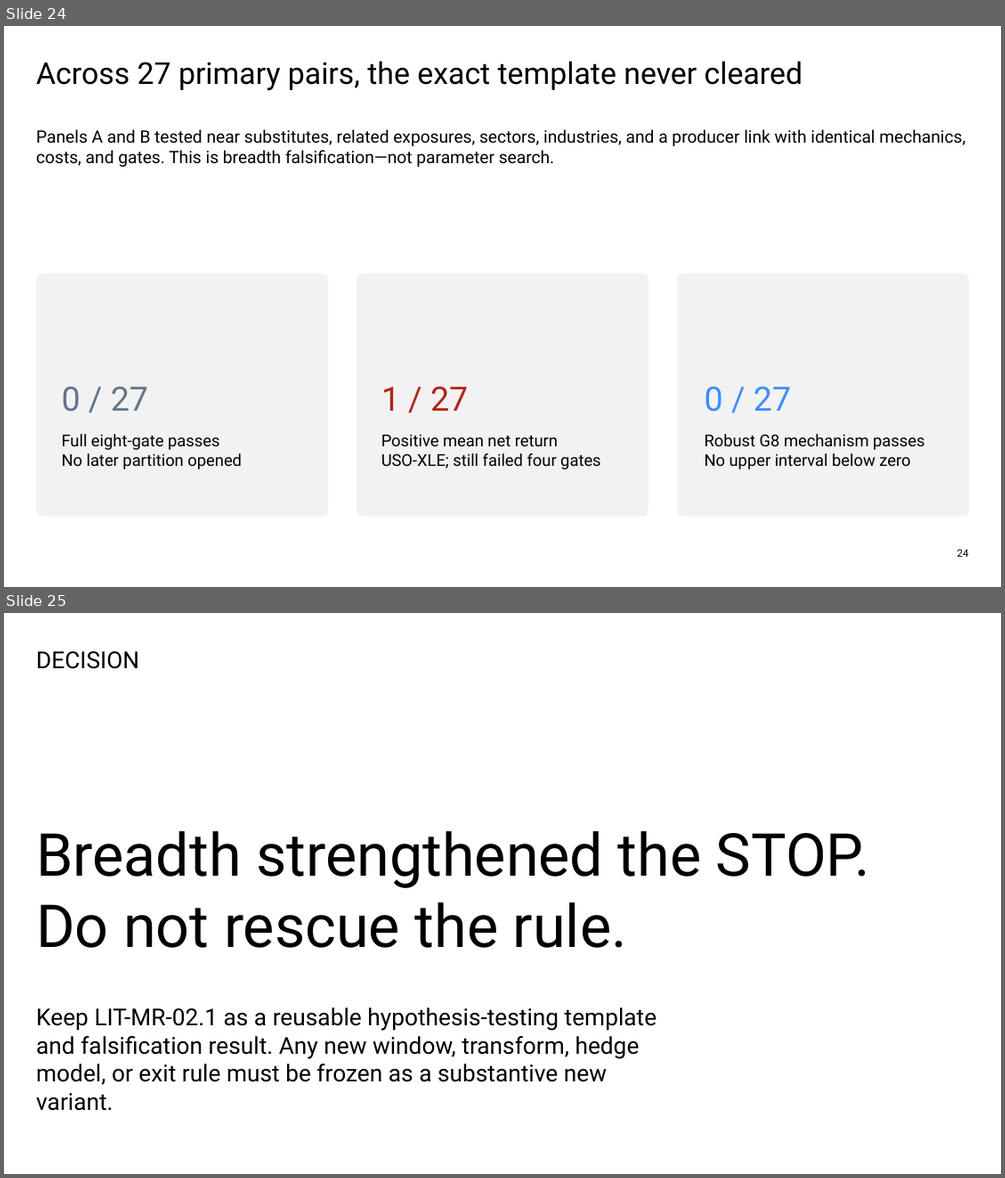
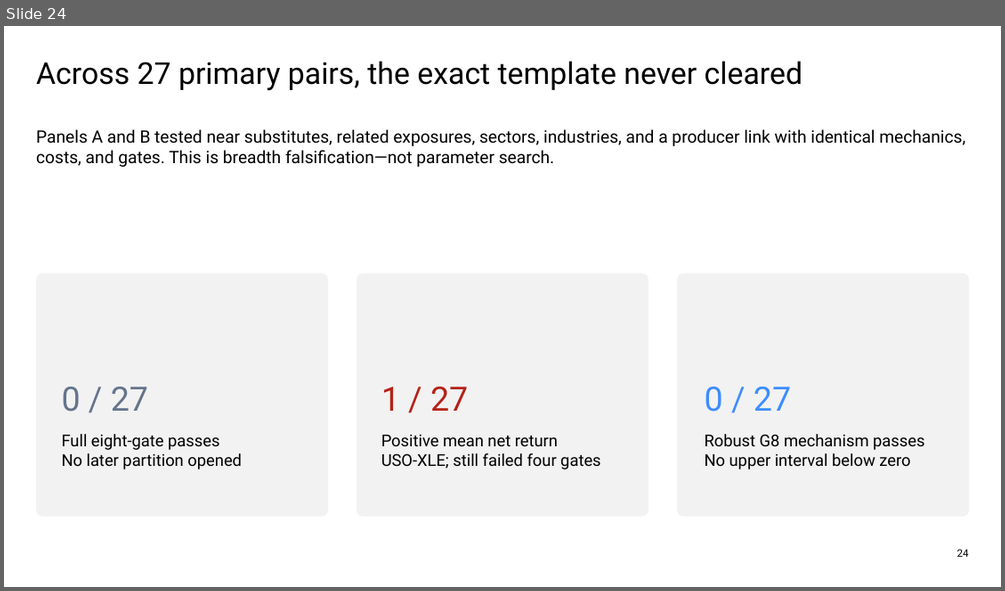
Before and after one commit to Francisc0Franc0/Time-Series-Modeling-Gen5, a slide deck: presentations/gen5_lit_mr_02_1_bollinger_evidence.pptx. Shown one above the other, each under a label of ours: slides 24 and 25 before the commit, slide 24 after it. The pictures are 1005x1178 and 1005x591 pixels, drawn with LibreOffice and Linux fonts; fonts in the diff are those of the drawing. Boxes give left, top, right and bottom in pixels: in the first picture for what was removed or moved away, otherwise in the second. Text is boxed around its words. In the diff, an @@ line names an element or a change of style, - is before the commit and + after.

```diff
--- a/presentations/gen5_lit_mr_02_1_bollinger_evidence.pptx
+++ b/presentations/gen5_lit_mr_02_1_bollinger_evidence.pptx
@@ slide 25 removed at <box>4,613,1001,1174</box>, background #FFFFFF @@
@@ text removed at <box>36,651,139,669</box> @@
-DECISION
@@ text removed at <box>36,831,870,948</box> @@
-Breadth strengthened the STOP.
-Do not rescue the rule.
@@ text removed at <box>36,1007,657,1111</box> @@
-Keep LIT-MR-02.1 as a reusable hypothesis-testing template and falsification result. Any new window, transform, hedge model, or exit rule must be frozen as a substantive new variant.
```
Also in this commit, not shown: 9 slides added, 9 other files.
